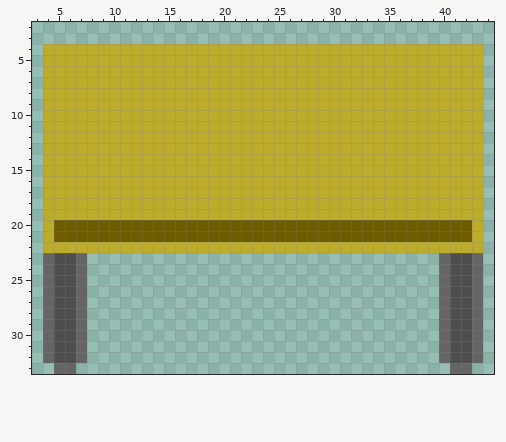
A sprite sheet gets an edit: assets/enemies/mesa.png. The picture above was drawn from the file before the commit.
The file is 68x34 pixels. Shown: x 3..44, y 2..33.
After:
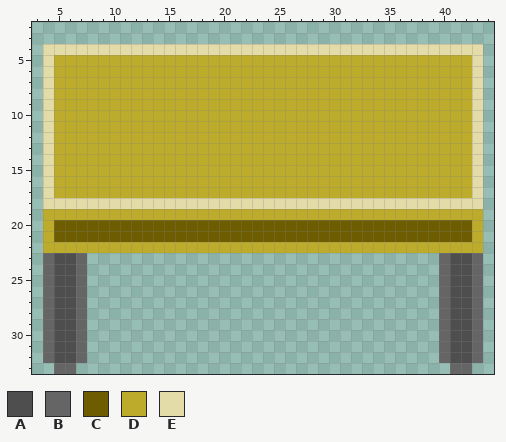
Palette (. is transparent): A #4e4e4e  B #656565  C #6d5c00  D #bdac2c  E #e4dca8
Diff:
The author changed colour D to colour E in row 4 at x 4 to 43; in rows 5 to 17 at x 4 and 43; in row 18 at x 4 to 43.
Where, in picture pixels (left, top, right, bottom), the same in both pictures:
changed: (43, 44, 483, 209)
